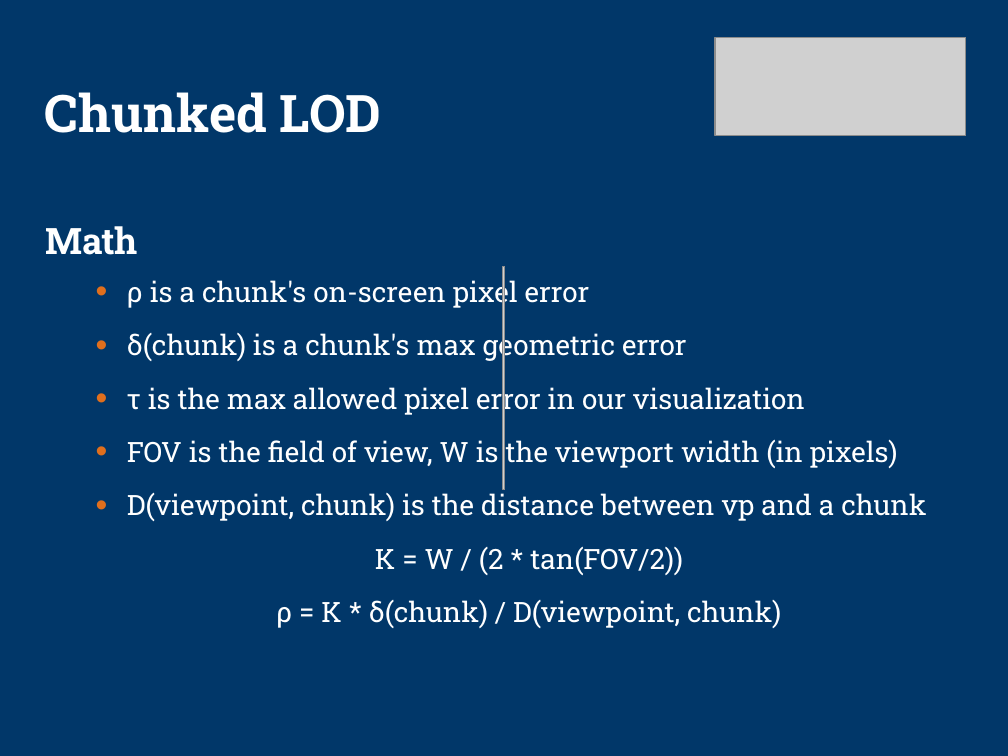
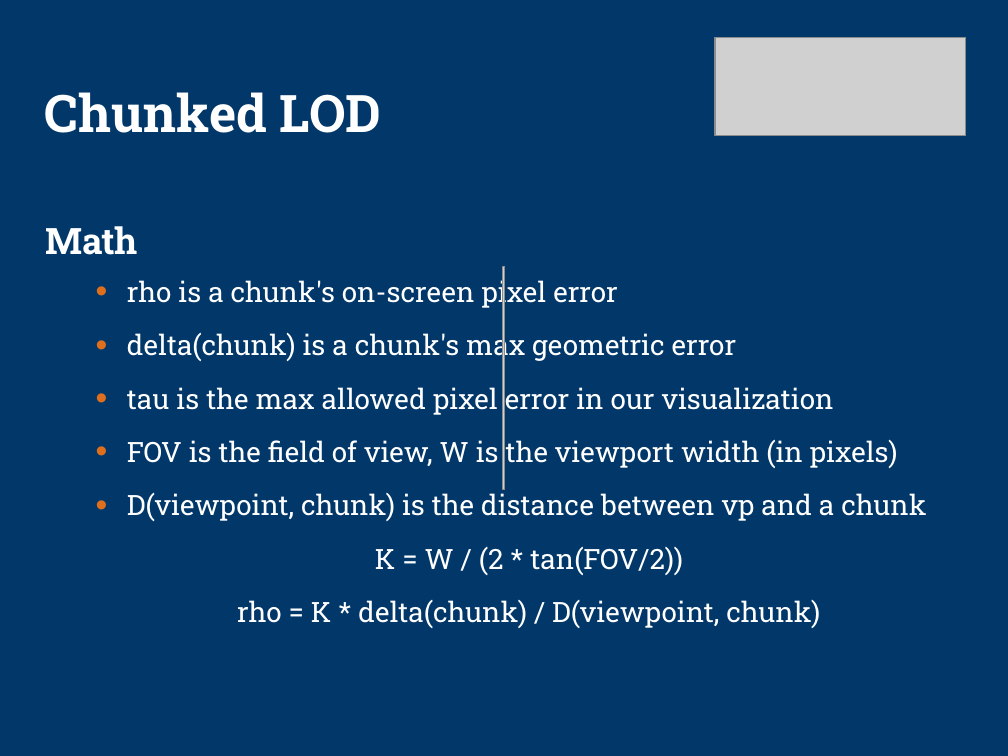
Before and after one commit to technosaurus/gameswf, a slide deck: slide 17 of tu-testbed/docs/sig-preso2.ppt. Drawn at 1008x756 pixels with LibreOffice and Linux fonts; fonts in the diff are those of the drawing; grey boxes stand for pictures; background and template pictures are left out. Boxes give left, top, right and bottom in pixels: in the first picture for what was removed or moved away, otherwise in the second. Text is boxed around its words. In the diff, an @@ line names an element or a change of style, - is before the commit and + after.

```diff
--- a/tu-testbed/docs/sig-preso2.ppt
+++ b/tu-testbed/docs/sig-preso2.ppt
@@ text at (127,276,834,415): text changed @@
-  • ρ is a chunk's on-screen pixel error
-  • δ(chunk) is a chunk's max geometric error
-  • τ is the max allowed pixel error in our visualization
+  • rho is a chunk's on-screen pixel error
+  • delta(chunk) is a chunk's max geometric error
+  • tau is the max allowed pixel error in our visualization
@@ text at (237,600,820,628): text changed @@
-  ρ = K * δ(chunk) / D(viewpoint, chunk)
+  rho = K * delta(chunk) / D(viewpoint, chunk)
```
Also in this commit, not shown: 11 other slides changed, 1 slide removed, 6 other files.
